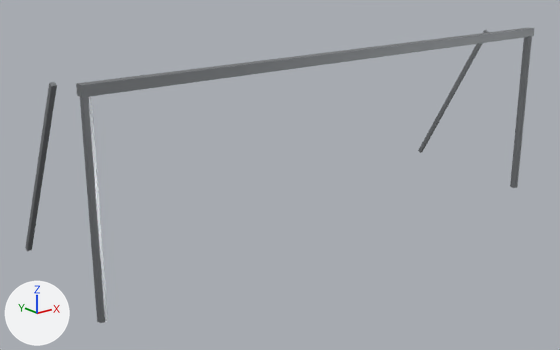
An edit to the glTF model public/models/props/goalposts.glb, drawn before and after from the same camera.
Before and after are seen from a camera (50 mm lens) standing at (-6.85, -7.03, 3.97) and looking at (-0.37, 1.07, 0.73). The axes (+X, +Y, +Z) are drawn at lower left. The lights are the same throughout. The first picture is the older version. Where no turn or scale is listed for an object, it has been applied to the vertices. Vertices at exactly the same position are counted once.

Objects in the first picture: 'props_goalposts'.
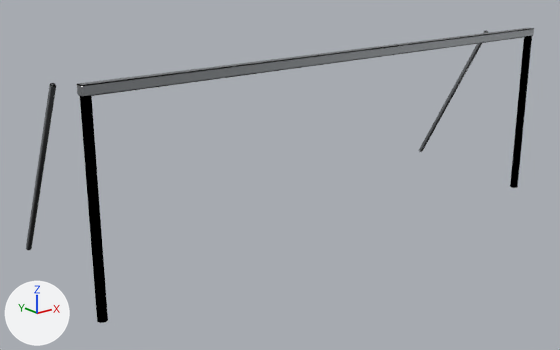
Diff of the bpy script that builds the scene:
```diff
--- a/public/models/props/goalposts.glb.py
+++ b/public/models/props/goalposts.glb.py
@@ mat_metal_painted @@
 n0 = _N.new('ShaderNodeBsdfPrincipled'); n0.name = 'Principled BSDF'
-n0.inputs[0].default_value = (0.38, 0.4, 0.42, 1.0)  # 'Base Color', grey #a6aaad
 n0.inputs[1].default_value = 1.0  # 'Metallic'
@@ mat_metal_painted @@
 n1 = _N.new('ShaderNodeOutputMaterial'); n1.name = 'Material Output'
+n2 = _N.new('ShaderNodeMix'); n2.name = 'Mix'
+n2.data_type = 'RGBA'
+n2.blend_type = 'MULTIPLY'
+n2.inputs[0].default_value = 1.0  # 'Factor'
+n2.inputs[7].default_value = (0.38, 0.4, 0.42, 1.0)  # 'B', grey #a6aaad
+n3 = _N.new('ShaderNodeVertexColor'); n3.name = 'Color Attribute'
 _L.new(n0.outputs[0], n1.inputs[0])  # 'BSDF' to 'Surface'
+_L.new(n2.outputs[2], n0.inputs[0])  # 'Result' to 'Base Color'
+_L.new(n3.outputs[0], n2.inputs[6])  # 'Color' to 'A'
@@ me_props_goalposts @@
 # used by ob_props_goalposts; location = (0.0, 0.995, 1.28)
-me_props_goalposts.from_pydata(...)  # 60 vertices, 100 faces; spans x -3.72..3.72, y -1.06..1.06, z -1.28..1.28
+me_props_goalposts.from_pydata(...)  # 108 vertices, 196 faces; spans x -3.72..3.72, y -1.05..1.05, z -1.28..1.28
+# me_props_goalposts part 1: the loose piece of 8 vertices spanning x -3.72..3.72, y -1.06..-0.93, z 1.16..1.28 is rebuilt with 24 vertices and now spans x -3.72..3.72, y -1.05..-0.93, z 1.16..1.28
+# me_props_goalposts part 2: the loose piece of 8 vertices spanning x -3.69..-3.63, y -0.24..1.06, z -1.14..1.18 is rebuilt with 24 vertices and now spans x -3.69..-3.63, y -0.24..1.05, z -1.13..1.17
+# me_props_goalposts part 3: the loose piece of 8 vertices spanning x 3.63..3.69, y -0.24..1.06, z -1.14..1.18 is rebuilt with 24 vertices and now spans x 3.63..3.69, y -0.24..1.05, z -1.13..1.17
 me_props_goalposts.materials.append(mat_metal_painted)
@@ ob_props_goalposts @@
 ob_props_goalposts = bpy.data.objects.new('props_goalposts', me_props_goalposts)
-ob_props_goalposts.location = (0.0, 0.995, 1.28)
+ob_props_goalposts.location = (0.0, 0.992, 1.28)
```

Where the change shows, as pixel boxes (x1, y1, x2, y2) in the pictures (560 x 350 px):
'props_goalposts', recoloured, reshaped, moved: before (25, 28, 534, 323); after (26, 28, 534, 323)
part 1 of me_props_goalposts, rebuilt: before (76, 28, 534, 98); after (77, 28, 534, 97)
part 2 of me_props_goalposts, rebuilt (6% narrower): before (25, 82, 57, 251); after (26, 83, 56, 250)
part 3 of me_props_goalposts, rebuilt: before (418, 30, 488, 153); after (419, 30, 488, 152)
